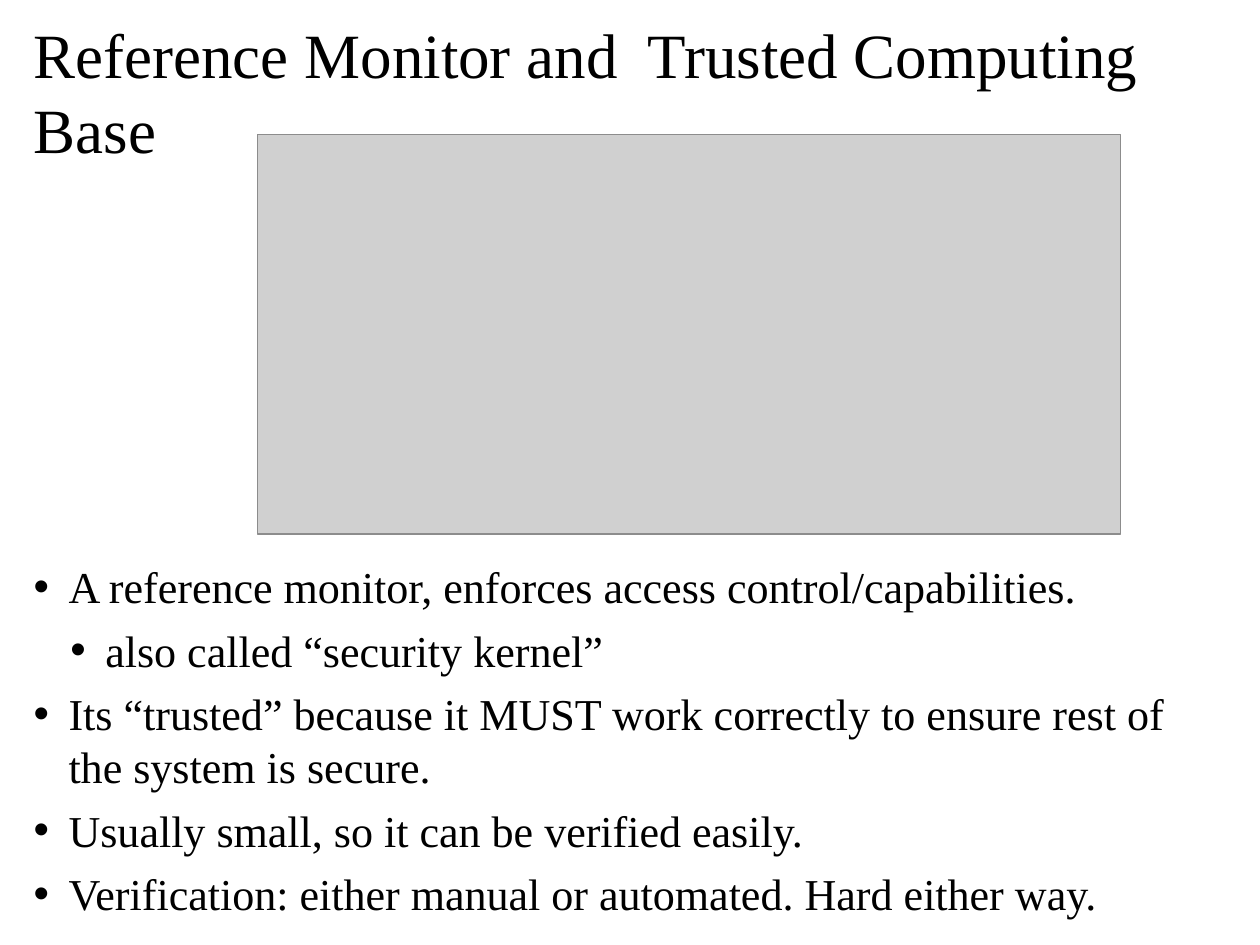
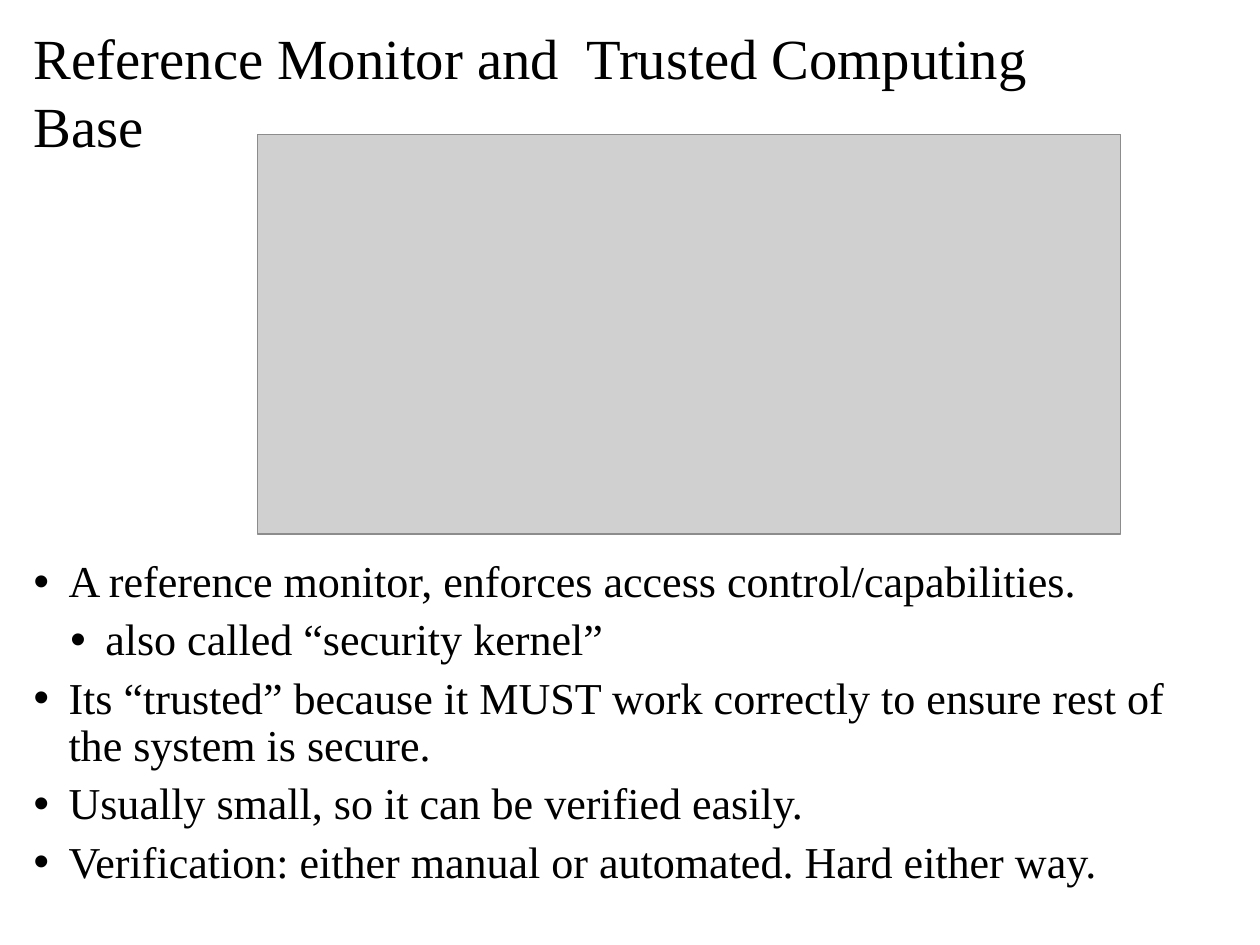
Before and after one commit to oscourse/oscourse.github.io, a slide deck: slide 18 of slides/security.pptx (slide 25 before the commit). Drawn at 1260x945 pixels with LibreOffice and Linux fonts; fonts in the diff are those of the drawing; grey boxes stand for pictures. Boxes give left, top, right and bottom in pixels: in the first picture for what was removed or moved away, otherwise in the second. Text is boxed around its words. In the diff, an @@ line names an element or a change of style, - is before the commit and + after.

```diff
--- a/slides/security.pptx
+++ b/slides/security.pptx
@@ title "Reference Monitor and Trusted Computing ..." at (x1=34, y1=39, x2=1027, y2=148): size 36 to 32.4 pt @@
@@ text "A reference monitor, enforces access ..." at (x1=69, y1=566, x2=1164, y2=887): line spacing 1 to 0.9 @@
```
Also in this commit, not shown: 3 other slides changed, 7 slides removed, 2 other files.
